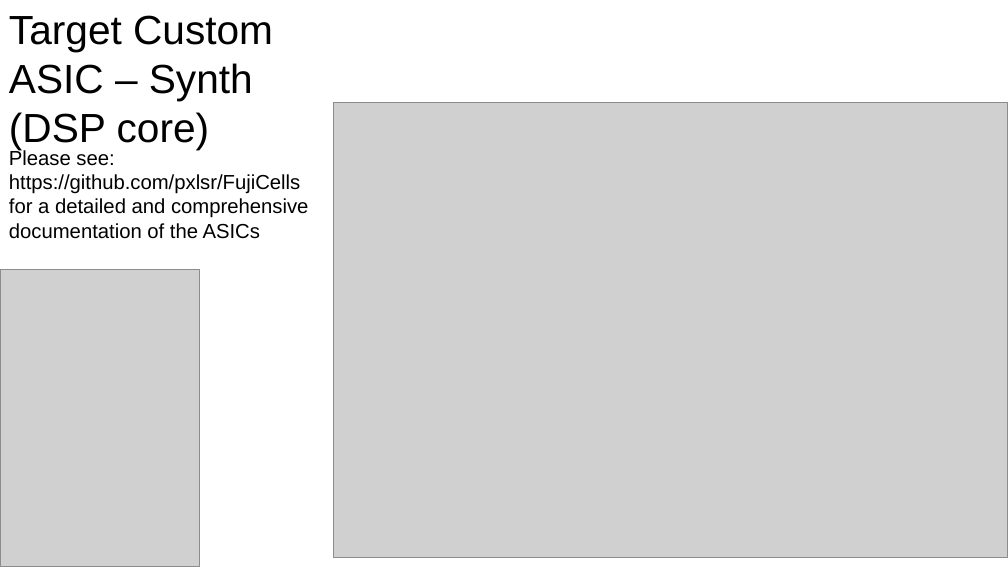
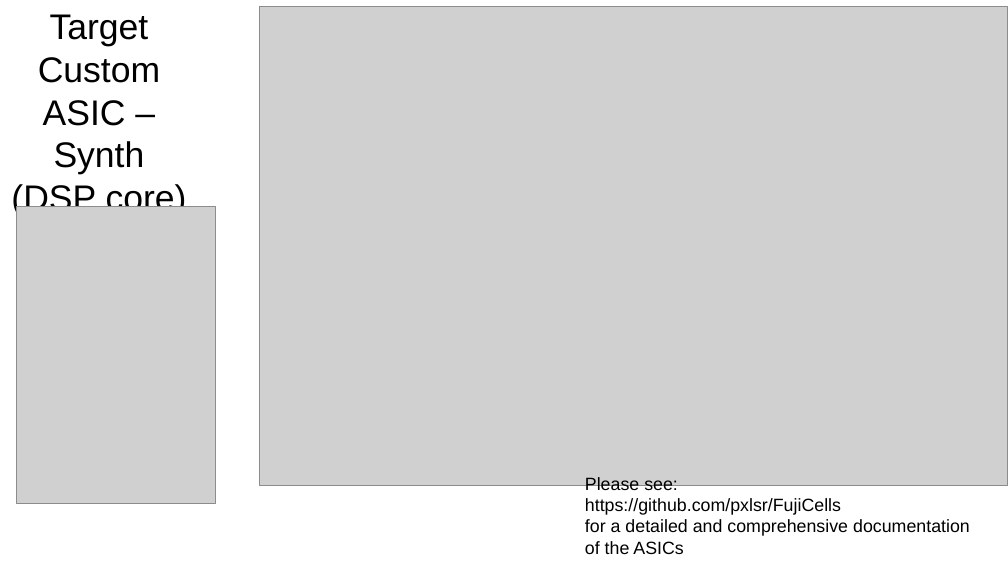
Before and after one commit to pxlsr/xD-49, a slide deck: slide 7 of Documentation/xD69.odp. Drawn at 1008x567 pixels with LibreOffice and Linux fonts; fonts in the diff are those of the drawing; grey boxes stand for pictures. Boxes give left, top, right and bottom in pixels: in the first picture for what was removed or moved away, otherwise in the second. Text is boxed around its words. In the diff, an @@ line names an element or a change of style, - is before the commit and + after.

```diff
--- a/Documentation/xD69.odp
+++ b/Documentation/xD69.odp
@@ text "Target Custom ASIC – Synth ..." at (11,14,187,217): size 32 to 28 pt; alignment left to centre @@
@@ picture: place and size @@
-picture at (333,102,1008,558)
+picture at (260,7,1008,487)
@@ picture: place and size @@
-picture at (0,270,199,567)
+picture at (16,207,216,504)
@@ text "Please see:": place and size @@
-text "Please see:" at (9,149,308,239)
+text "Please see:" at (585,477,970,554)
@@ text "Please see:" at (585,477,970,554): size 16 to 14 pt @@
```
Also in this commit, not shown: 2 other slides changed, 8 other files.
